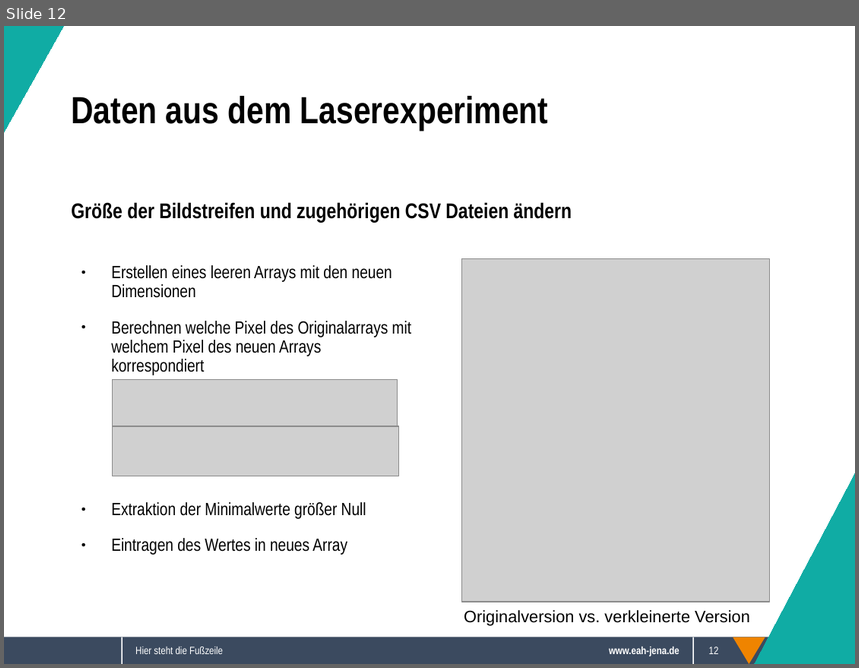
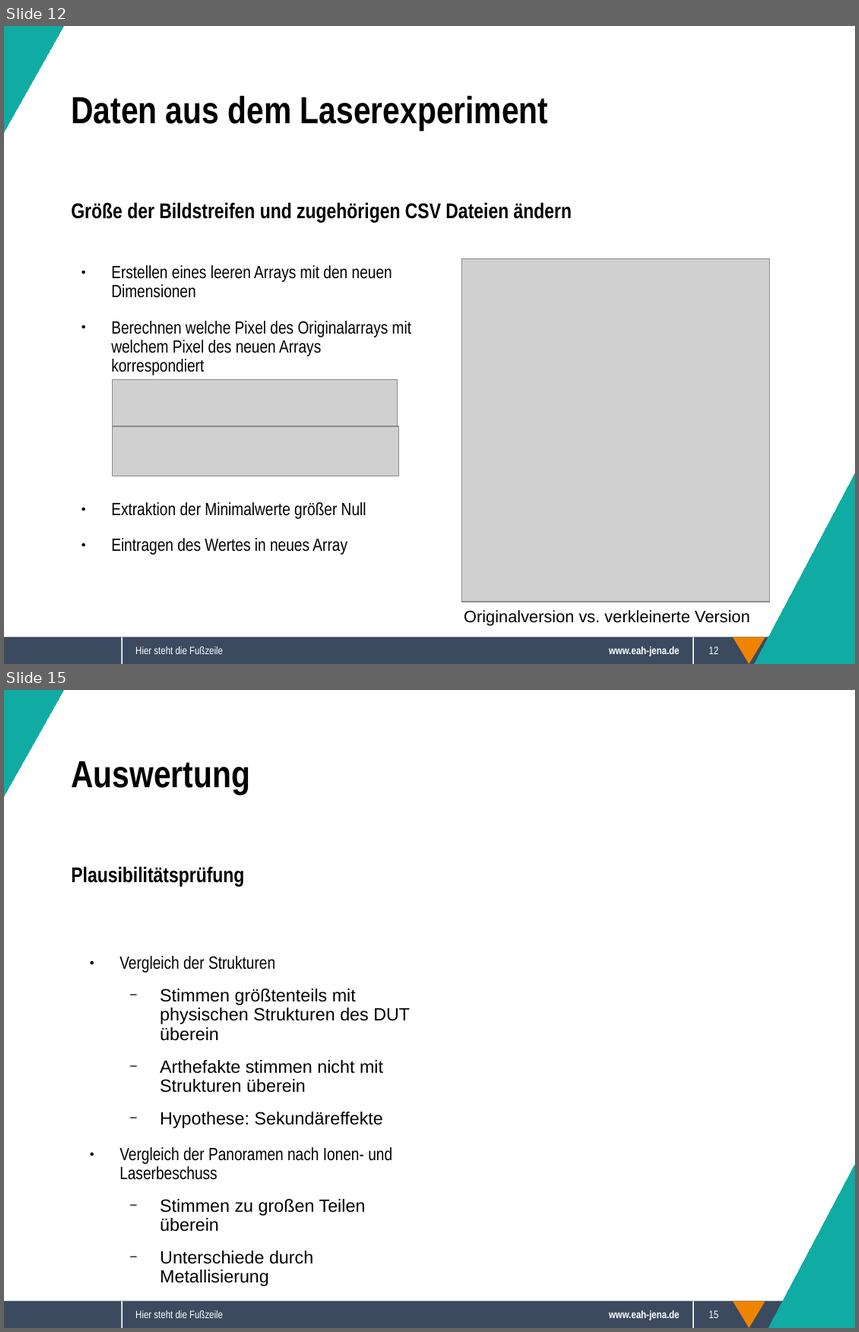
Before and after one commit to Sappy5053/Komplexpraktikum, a slide deck: Präsentation.odp. Shown one above the other, each under a label of ours: slide 12 before the commit, slides 12 and 15 after it; the slides between them are not shown. The pictures are 859x668 and 859x1332 pixels, drawn with LibreOffice and Linux fonts; fonts in the diff are those of the drawing; grey boxes stand for pictures; background and template pictures are left out. Boxes give left, top, right and bottom in pixels: in the first picture for what was removed or moved away, otherwise in the second. Text is boxed around its words. In the diff, an @@ line names an element or a change of style, - is before the commit and + after.

```diff
--- a/Präsentation.odp
+++ b/Präsentation.odp
@@ slide 15 added at box(4, 690, 855, 1328), background #FFFFFF; not listed: 5 template elements that a slide beside it also shows @@
@@ right triangle added at box(4, 690, 63, 796), fill #10ACA4, outline #10ACA4 0 pt @@
@@ text added at box(71, 761, 250, 795), 32 pt, text #000000, bold @@
+Auswertung
@@ text added at box(71, 866, 244, 886), 18 pt, text #000000, bold @@
+Plausibilitätsprüfung
@@ text added at box(120, 956, 410, 1287), 15 pt, text #000000 @@
+● Vergleich der Strukturen
+  − Stimmen größtenteils mit physischen Strukturen des DUT überein
+  − Arthefakte stimmen nicht mit Strukturen überein
+  − Hypothese: Sekundäreffekte
+● Vergleich der Panoramen nach Ionen- und Laserbeschuss
+  − Stimmen zu großen Teilen überein
+  − Unterschiede durch Metallisierung
@@ right triangle added at box(755, 1165, 855, 1328), fill #10ACA4, outline #10ACA4 0 pt @@
@@ text added at box(135, 1311, 223, 1319), 9 pt, text #FFFFFF @@
+Hier steht die Fußzeile
@@ page number added at box(709, 1311, 719, 1319), 9 pt, text #FFFFFF @@
+15
```
Also in this commit, not shown: 4 slides changed, 1 other slide added, 2 slides removed.
